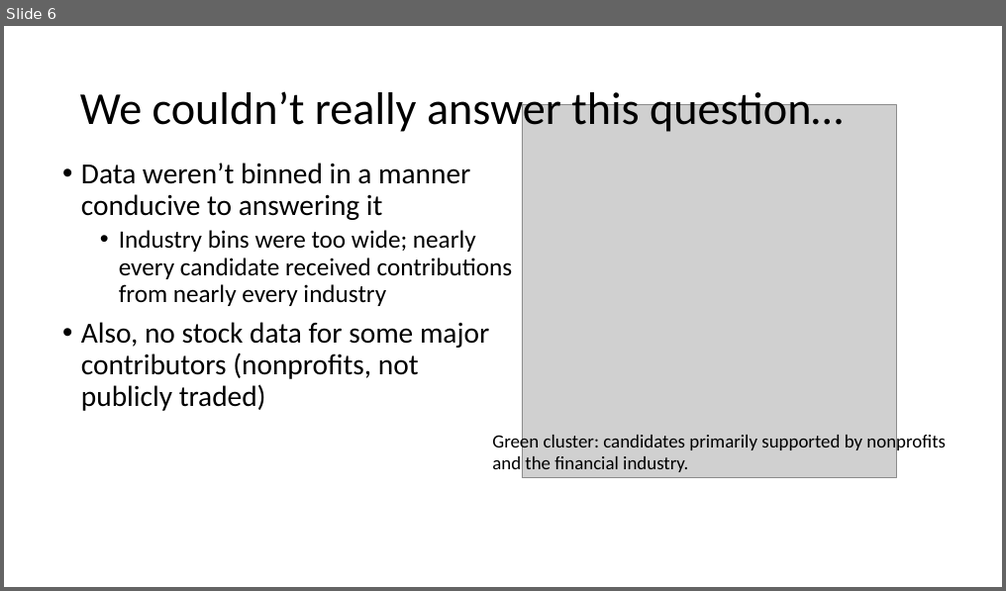
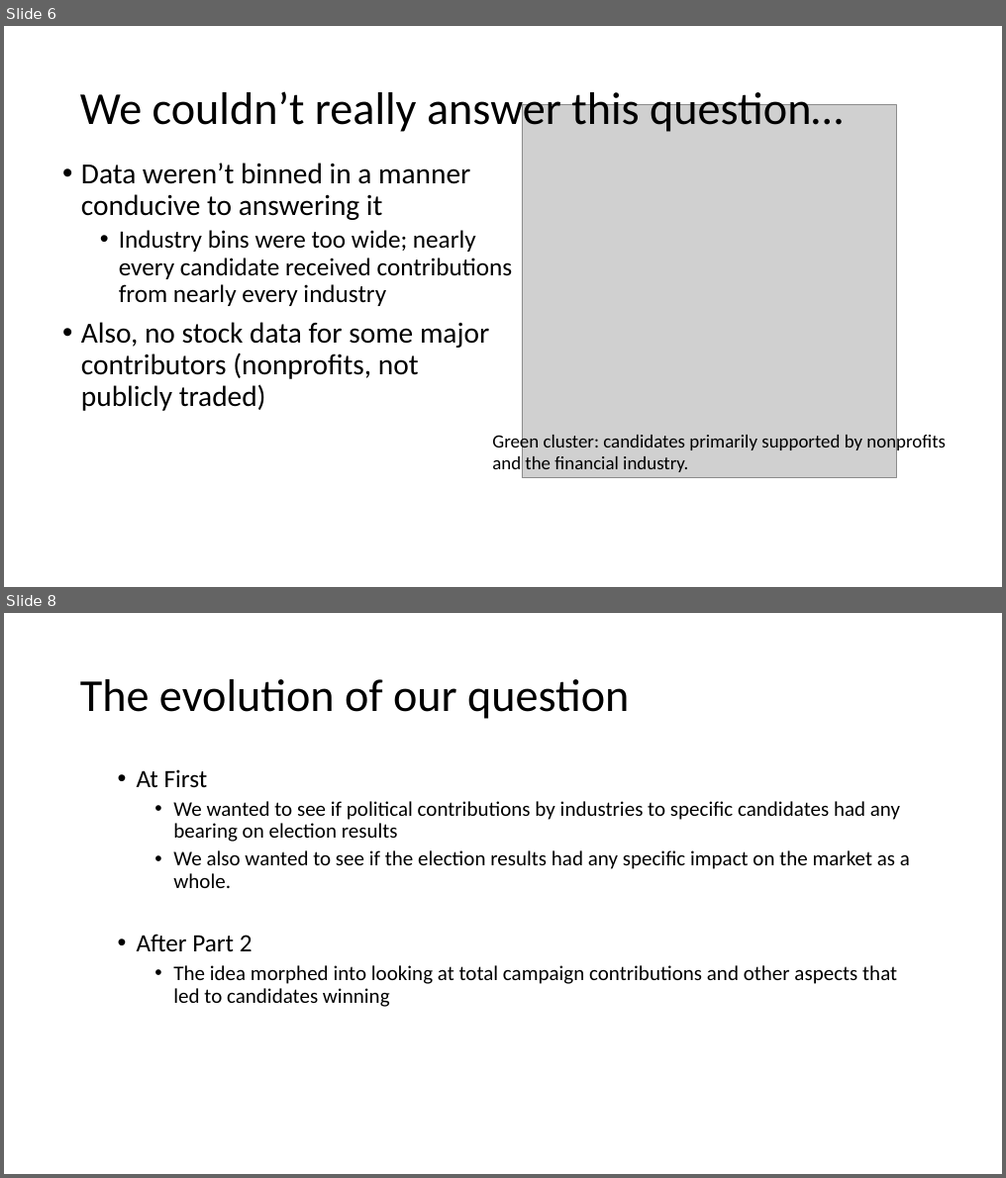
Before and after one commit to arifyali/50-percent-Chance-of-Awesome, a slide deck: Josh Slides.pptx. Shown one above the other, each under a label of ours: slide 6 before the commit, slides 6 and 8 after it; the slides between them are not shown. The pictures are 1006x591 and 1006x1178 pixels, drawn with LibreOffice and Linux fonts; fonts in the diff are those of the drawing; grey boxes stand for pictures. Boxes give left, top, right and bottom in pixels: in the first picture for what was removed or moved away, otherwise in the second. Text is boxed around its words. In the diff, an @@ line names an element or a change of style, - is before the commit and + after.

```diff
--- a/Josh Slides.pptx
+++ b/Josh Slides.pptx
@@ slide 8 added at bbox=[4, 613, 1002, 1174], background #FFFFFF @@
@@ title added at bbox=[80, 679, 629, 719], 44 pt, text #000000 @@
+The evolution of our question
@@ text added at bbox=[137, 769, 910, 1007], 20 pt, text #000000 @@
+  • At First
+    • We wanted to see if political contributions by industries to specific candidates had any bearing on election results
+    • We also wanted to see if the election results had any specific impact on the market as a whole.
+  • After Part 2
+    • The idea morphed into looking at total campaign contributions and other aspects that led to candidates winning
```
Also in this commit, not shown: 2 other slides added, 2 other files.
